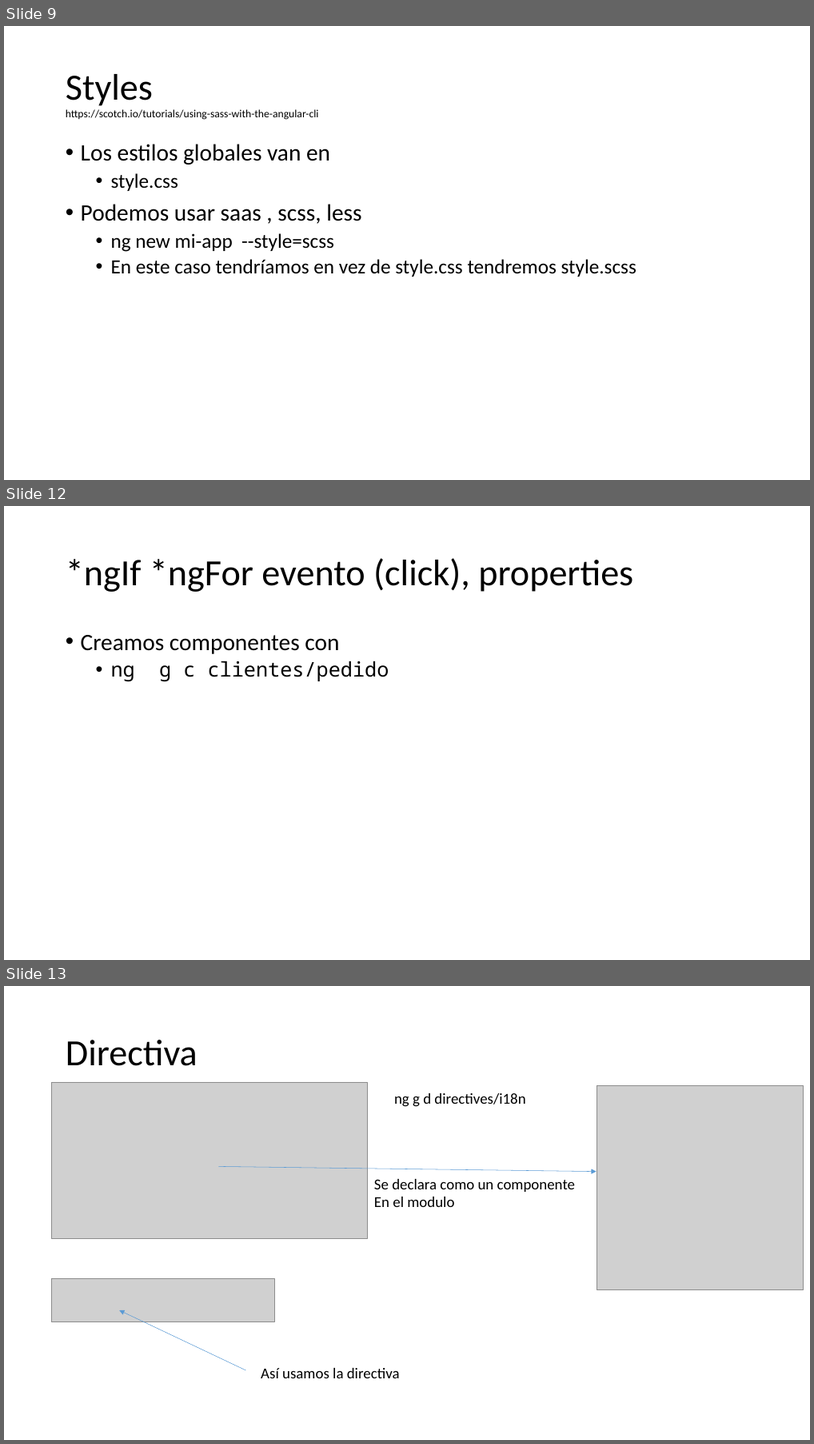
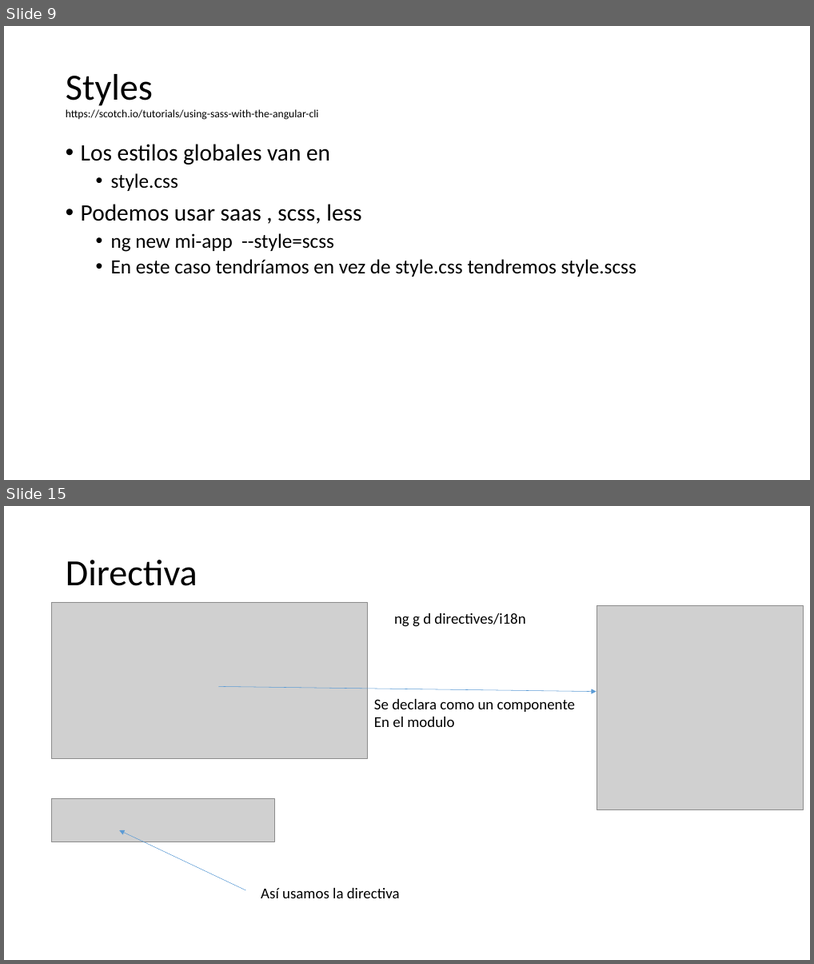
Before and after one commit to Jviejo/frontent, a slide deck: doc/pec3.pptx. Shown one above the other, each under a label of ours: slides 9, 12 and 13 before the commit, slides 9 and 15 after it; the slides between them are not shown. The pictures are 814x1444 and 814x964 pixels, drawn with LibreOffice and Linux fonts; fonts in the diff are those of the drawing; grey boxes stand for pictures. Boxes give left, top, right and bottom in pixels: in the first picture for what was removed or moved away, otherwise in the second. Text is boxed around its words. In the diff, an @@ line names an element or a change of style, - is before the commit and + after.

```diff
--- a/doc/pec3.pptx
+++ b/doc/pec3.pptx
@@ slide 12 removed at box(4, 506, 810, 960), background #FFFFFF @@
@@ title removed at box(66, 558, 634, 592) @@
-*ngIf *ngFor evento (click), properties
@@ text removed at box(81, 635, 390, 681) @@
-• Creamos componentes con
-  • ng g c clientes/pedido
@@ what was slide 13 is now slide 15 @@
```
Also in this commit, not shown: 2 slides changed, 4 slides added, 27 other files.
